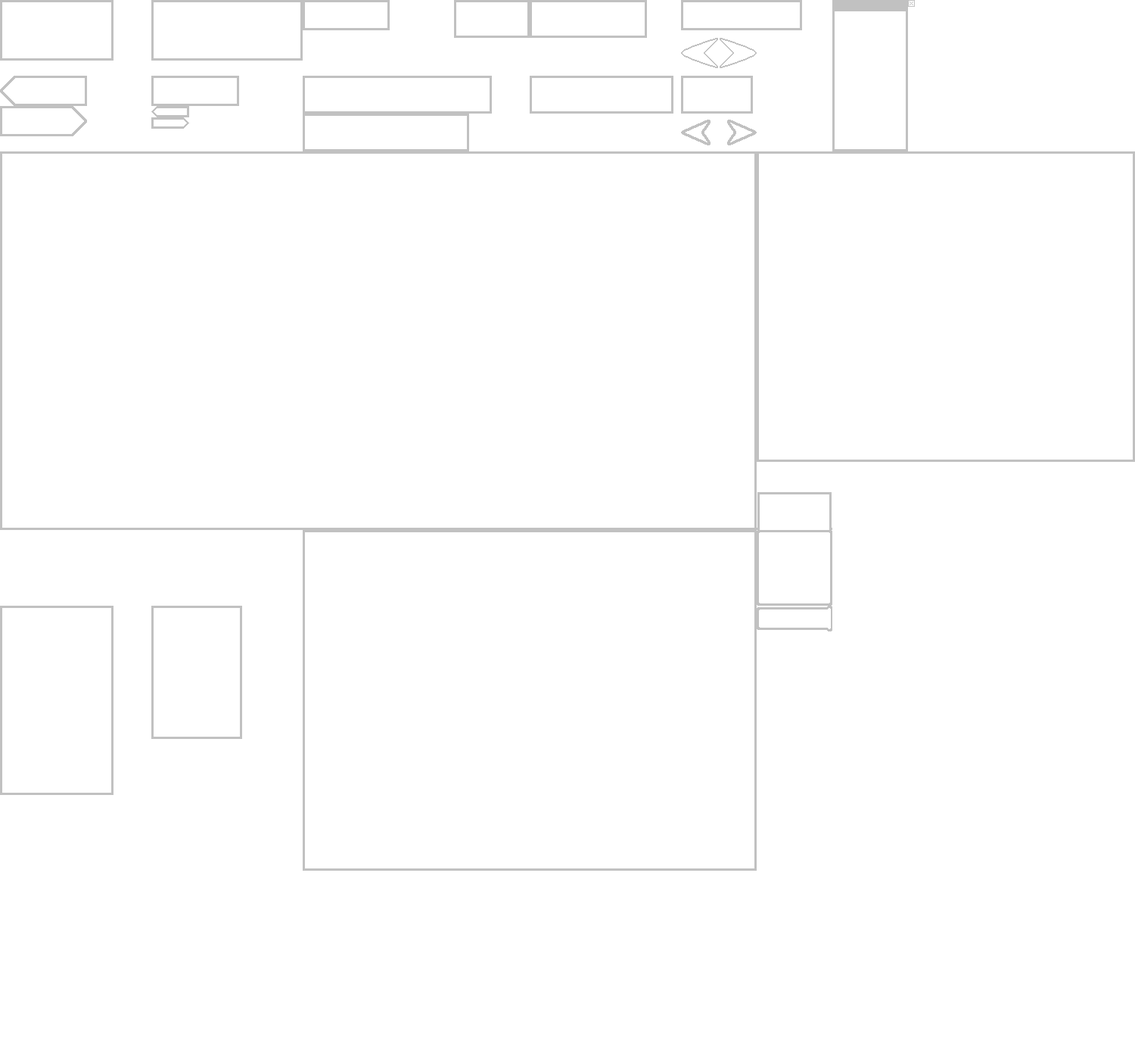
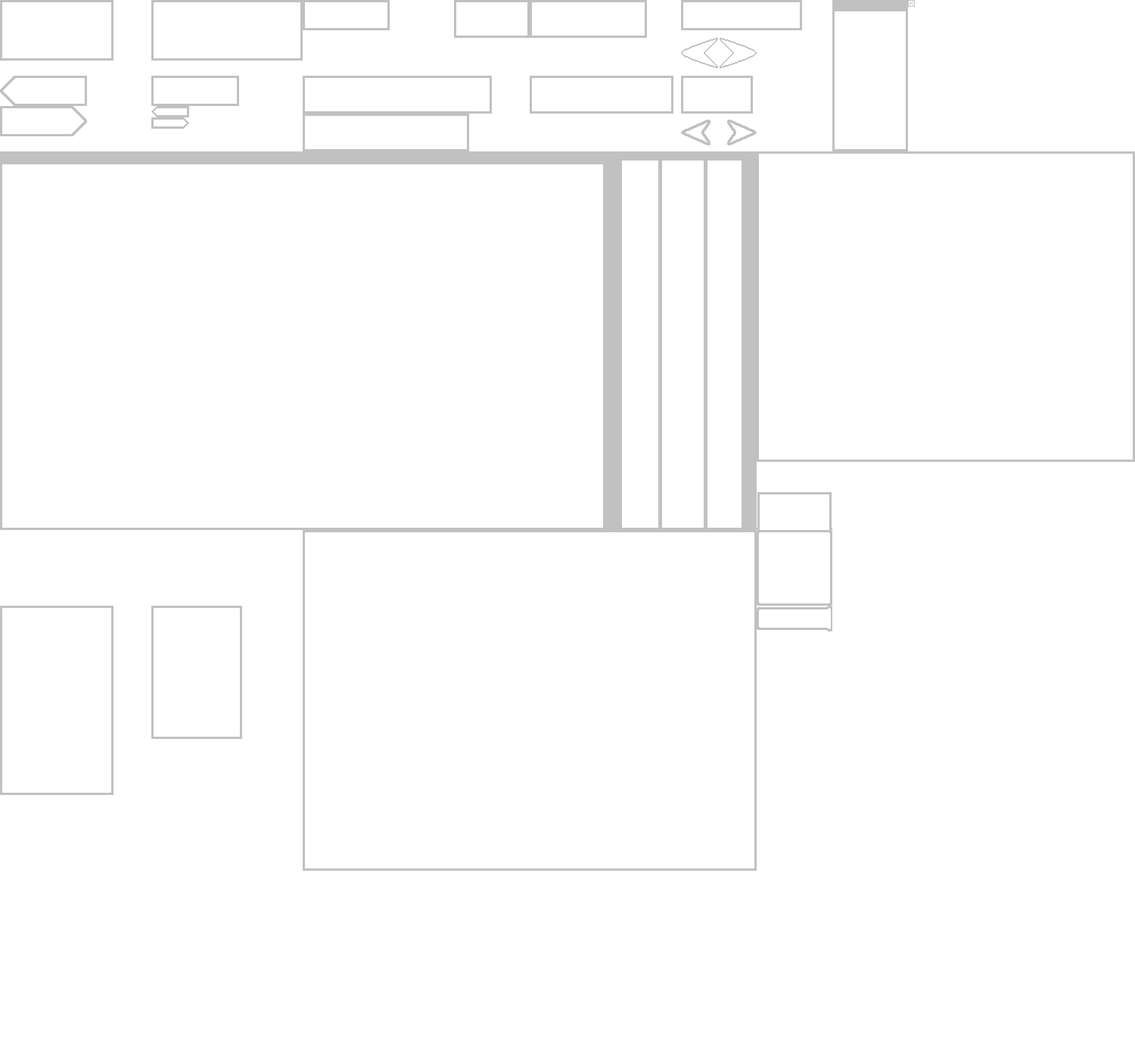
Layers edited between the first and the second 1135 x 1060 image:
painted on "Background" over [2, 153, 755, 528]
